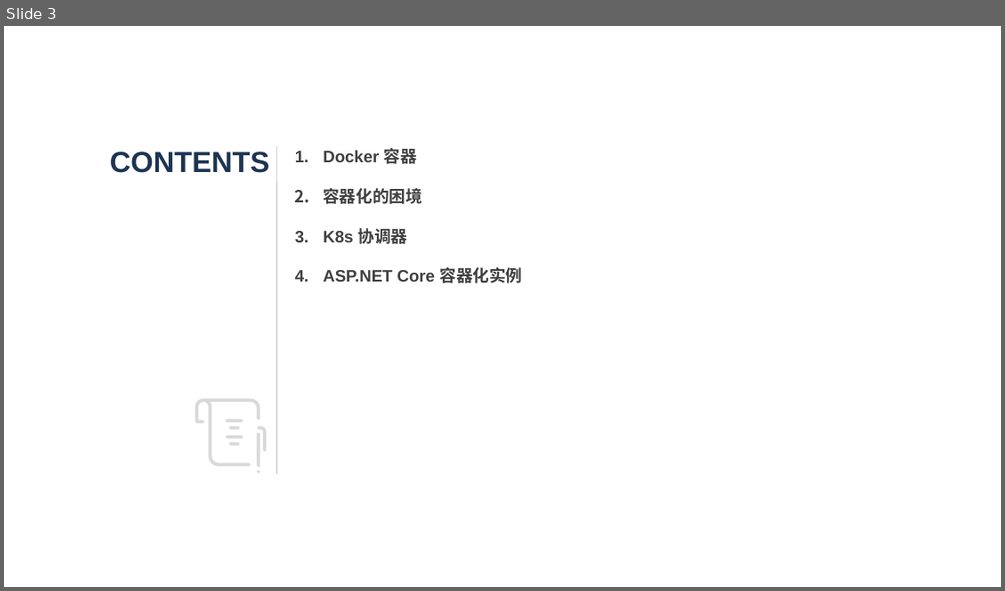
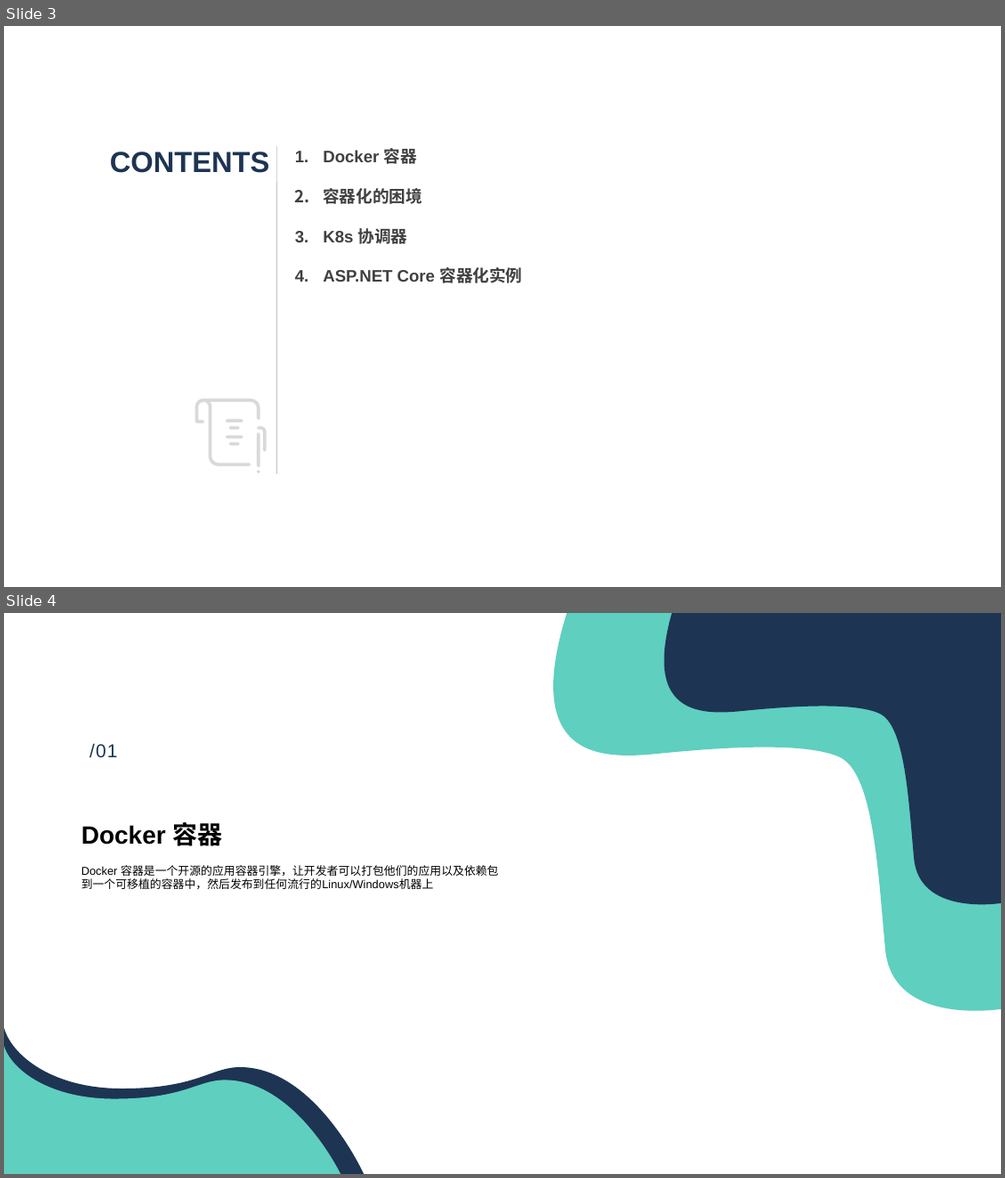
Before and after one commit to geffzhang/DockerStarted, a slide deck: 基于K8s开发.NET Core 云原生应用.pptx. Shown one above the other, each under a label of ours: slide 3 before the commit, slides 3 and 4 after it. The pictures are 1005x591 and 1005x1178 pixels, drawn with LibreOffice and Linux fonts; fonts in the diff are those of the drawing; background and template pictures are left out. Boxes give left, top, right and bottom in pixels: in the first picture for what was removed or moved away, otherwise in the second. Text is boxed around its words. In the diff, an @@ line names an element or a change of style, - is before the commit and + after.

```diff
--- a/基于K8s开发.NET Core 云原生应用.pptx
+++ b/基于K8s开发.NET Core 云原生应用.pptx
@@ slide 4 added at (4,613,1001,1174), background picture (left out) @@
@@ rectangle added at (4,613,1001,1174), fill #FFFFFF at 75% opacity @@
@@ freeform shape added at (505,613,1001,1027), fill #5FCFBF @@
@@ freeform shape added at (628,613,1001,916), fill #1E3453 @@
@@ text added at (89,744,117,758), 18 pt, text #1D3453 @@
+/01
@@ title added at (81,822,223,846), 24 pt, text #000000, bold @@
+Docker 容器
@@ text added at (81,865,498,889), 11 pt, text #000000 @@
+Docker 容器是一个开源的应用容器引擎，让开发者可以打包他们的应用以及依赖包到一个可移植的容器中，然后发布到任何流行的Linux/Windows机器上
@@ freeform shape added at (4,991,364,1174), fill #1E3453 @@
@@ freeform shape added at (4,1013,340,1174), fill #5FCFBF @@
```
Also in this commit, not shown: 1 slide changed, 7 other slides added, 4 slides removed.
